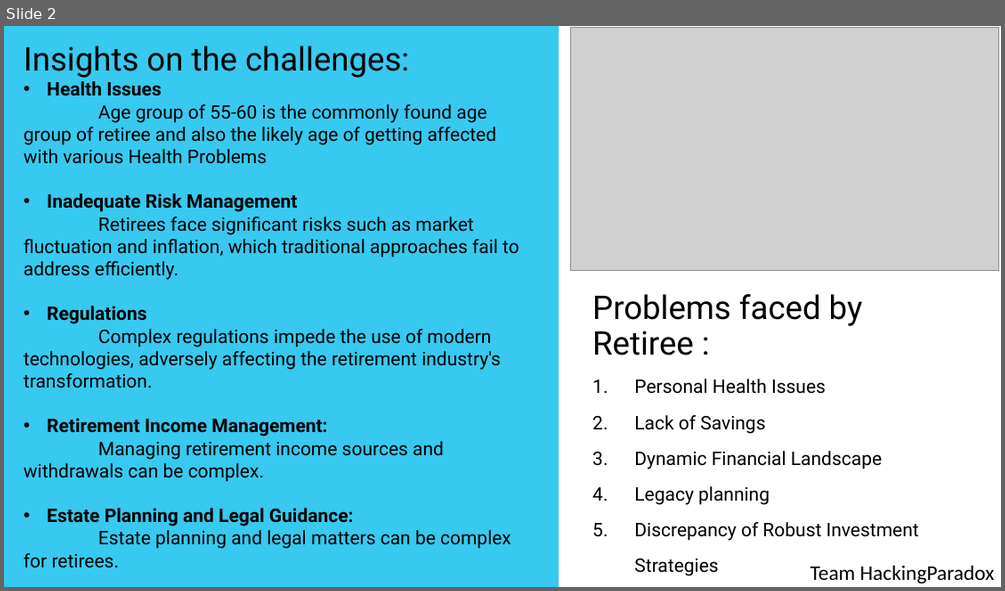
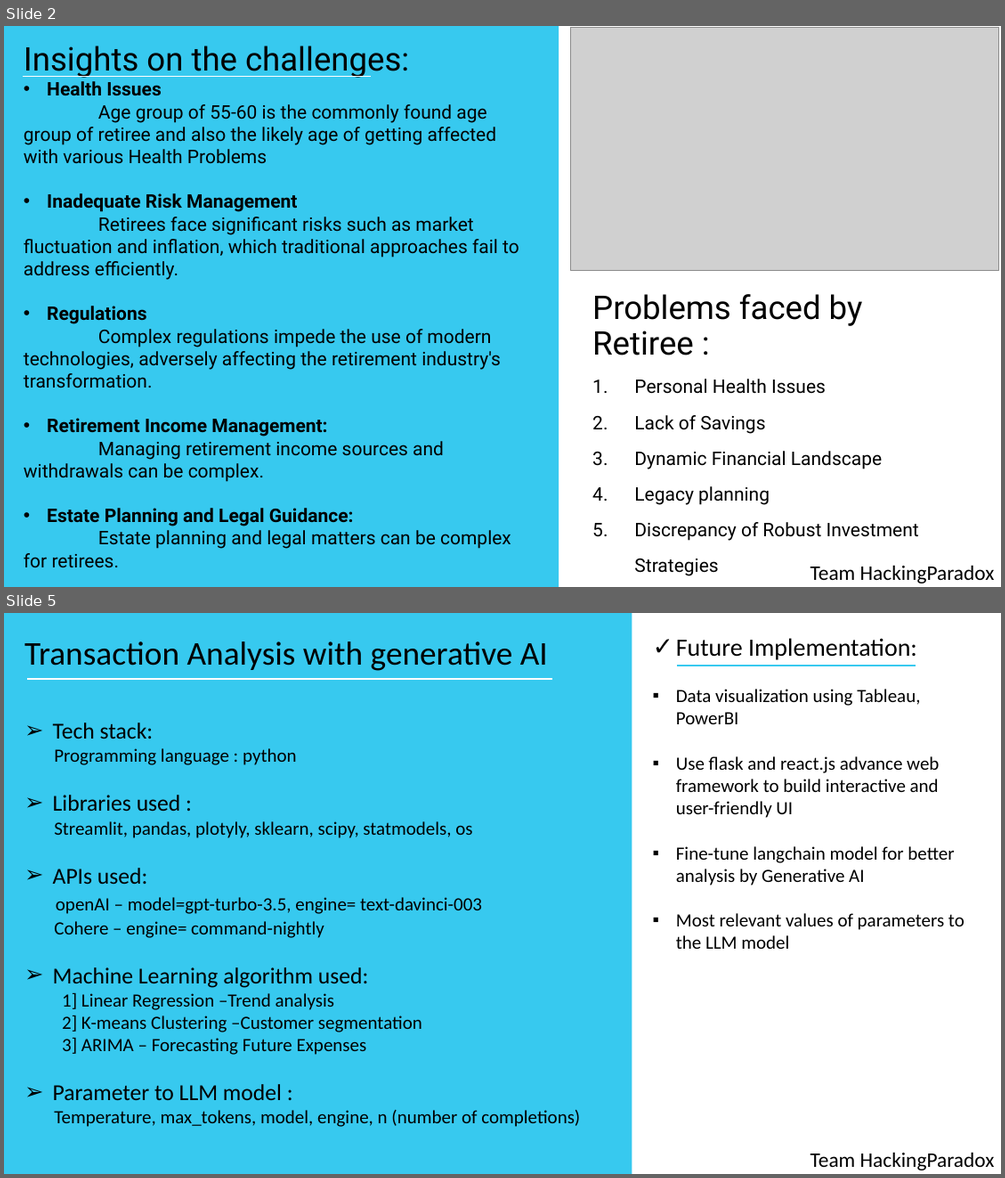
Before and after one commit to satyacodermk/T3_AI_Hackathon_Team_HackingParadox, a slide deck: Prototype.pptx. Shown one above the other, each under a label of ours: slide 2 before the commit, slides 2 and 5 after it; the slides between them are not shown. The pictures are 1005x591 and 1005x1178 pixels, drawn with LibreOffice and Linux fonts; fonts in the diff are those of the drawing; grey boxes stand for pictures. Boxes give left, top, right and bottom in pixels: in the first picture for what was removed or moved away, otherwise in the second. Text is boxed around its words. In the diff, an @@ line names an element or a change of style, - is before the commit and + after.

```diff
--- a/Prototype.pptx
+++ b/Prototype.pptx
@@ slide 5 added at [4,613,1001,1174], background #FFFFFF @@
@@ rectangle added at [4,613,632,1174], fill #37C9EF @@
@@ text added at [676,638,964,949], 18 pt, text #000000 @@
+✓ Future Implementation:
+▪ Data visualization using Tableau, PowerBI
+▪ Use flask and react.js advance web framework to build interactive and user-friendly UI
+▪ Fine-tune langchain model for better analysis by Generative AI
+▪ Most relevant values of parameters to the LLM model
@@ text added at [24,641,580,1127], 18 pt, text #000000 @@
+Transaction Analysis with generative AI
+➢ Tech stack:
+Programming language : python
+➢ Libraries used :
+Streamlit, pandas, plotyly, sklearn, scipy, statmodels, os
+➢ APIs used:
+openAI – model=gpt-turbo-3.5, engine= text-davinci-003
+Cohere – engine= command-nightly
+➢ Machine Learning algorithm used:
+  1] Linear Regression –Trend analysis
+  2] K-means Clustering –Customer segmentation
+  3] ARIMA – Forecasting Future Expenses
+➢ Parameter to LLM model :
+Temperature, max_tokens, model, engine, n (number of completions)
@@ line added from (677, 666) to (915, 666), #37C9EF 1.5 pt @@
@@ line added from (27, 679) to (552, 679), #FFFFFF 1.5 pt @@
@@ text added at [810,1151,995,1170], 20 pt, text #000000 @@
+Team HackingParadox
@@ slide 2 changed as well @@
@@ line added from (24, 76) to (371, 76), #FFFFFF 1.5 pt @@
```
Also in this commit, not shown: 6 other slides changed, 2 other slides added, 5 slides removed, 8 other files.
